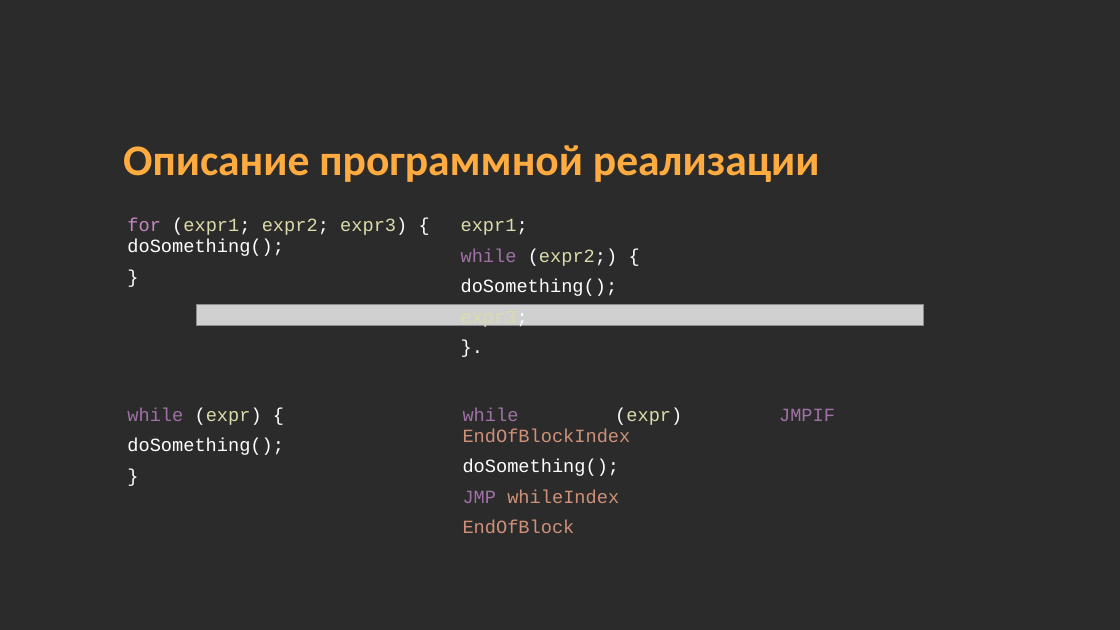
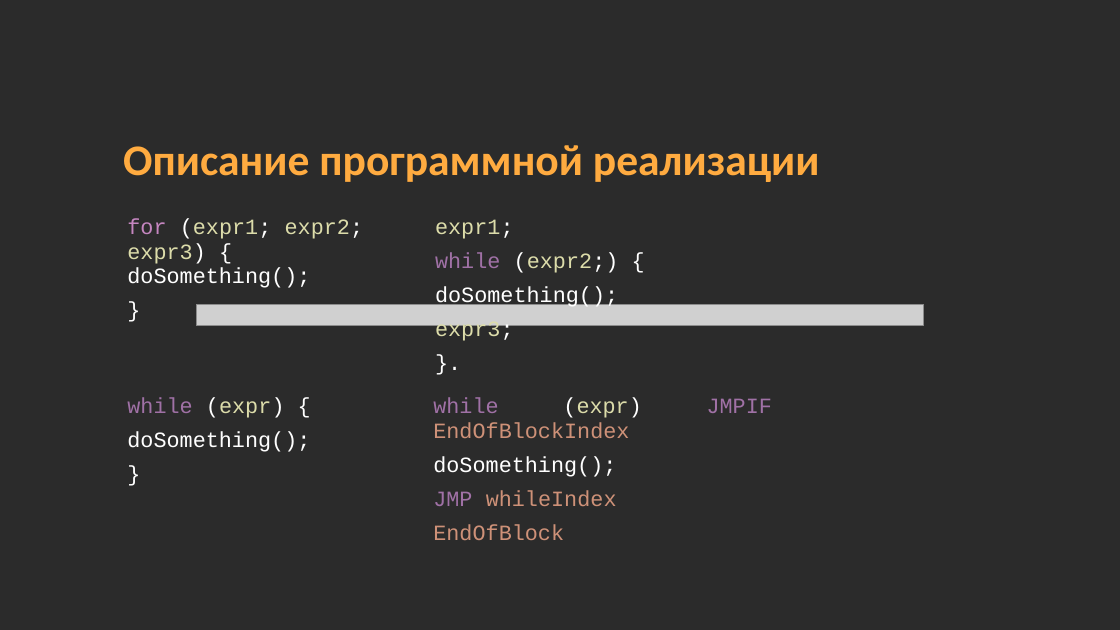
Before and after one commit to midnsun/mp2-2024-lab7-interpretator, a slide deck: slide 6 of Презентация_лабораторная_Интерпретатор_Загрядсков_Максим_Болтенков_Станислав_3823Б1ПМ1_1.pptx. Drawn at 1120x630 pixels with LibreOffice and Linux fonts; fonts in the diff are those of the drawing; grey boxes stand for pictures; background and template pictures are left out; a plain dark background stands for a picture behind light text. Boxes give left, top, right and bottom in pixels: in the first picture for what was removed or moved away, otherwise in the second. Text is boxed around its words. In the diff, an @@ line names an element or a change of style, - is before the commit and + after.

```diff
--- a/Презентация_лабораторная_Интерпретатор_Загрядсков_Максим_Болтенков_Станислав_3823Б1ПМ1_1.pptx
+++ b/Презентация_лабораторная_Интерпретатор_Загрядсков_Максим_Болтенков_Станислав_3823Б1ПМ1_1.pptx
@@ table at (119, 216, 781, 384) @@
@@ size 12 to 14 pt @@
@@ table: place and size @@
-table at (119, 216, 836, 365)
+table at (119, 216, 781, 384)
@@ table at (119, 395, 780, 554) @@
@@ size 12 to 14 pt @@
@@ table: place and size @@
-table at (119, 405, 843, 537)
+table at (119, 395, 780, 554)
```
Also in this commit, not shown: 1 other slide changed, 1 slide added, 1 slide removed.
